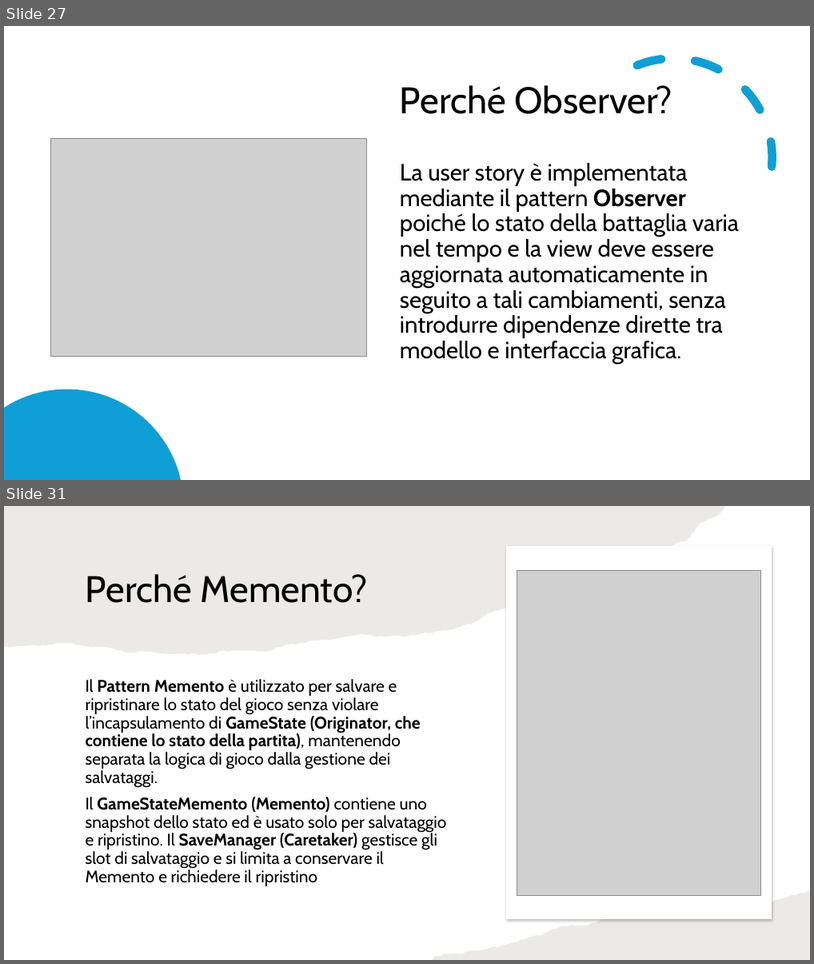
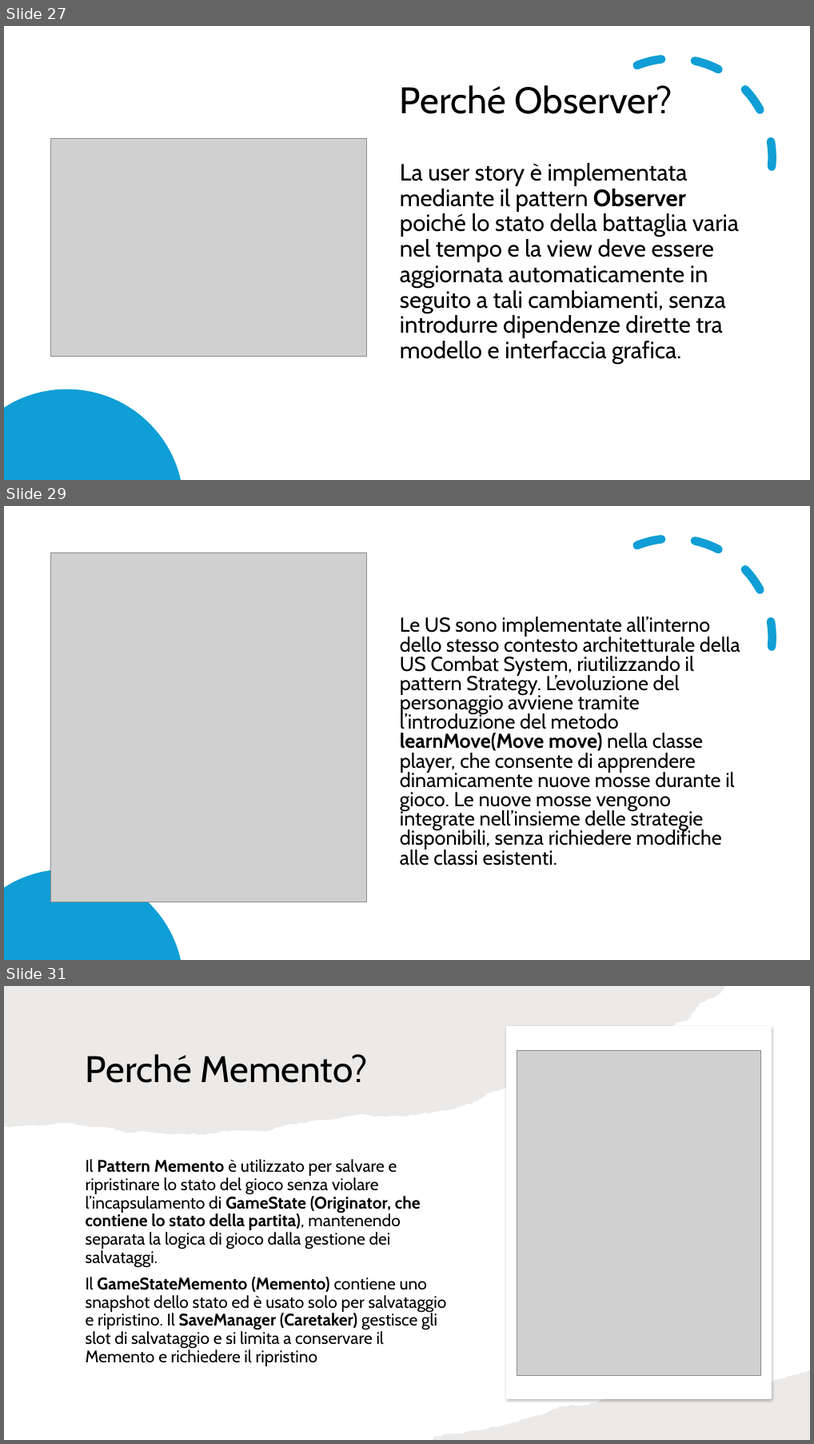
Before and after one commit to samMM-cs/iss-team2, a slide deck: Revisione.pptx. Shown one above the other, each under a label of ours: slides 27 and 31 before the commit, slides 27, 29 and 31 after it; the slides between them are not shown. The pictures are 814x964 and 814x1444 pixels, drawn with LibreOffice and Linux fonts; fonts in the diff are those of the drawing; grey boxes stand for pictures. Boxes give left, top, right and bottom in pixels: in the first picture for what was removed or moved away, otherwise in the second. Text is boxed around its words. In the diff, an @@ line names an element or a change of style, - is before the commit and + after.

```diff
--- a/Revisione.pptx
+++ b/Revisione.pptx
@@ slide 29 added at <box>4,506,810,960</box>, background #FFFFFF @@
@@ arc (boxed as its full ellipse) added at <box>543,507,805,768</box>, outline #0F9ED5 10 pt dashed @@
@@ picture added at <box>50,552,366,902</box> @@
@@ text added at <box>400,616,741,865</box>, 24 pt, text #000000 @@
+Le US sono implementate all’interno dello stesso contesto architetturale della US Combat System, riutilizzando il pattern Strategy. L’evoluzione del personaggio avviene tramite l’introduzione del metodo learnMove(Move move) nella classe player, che consente di apprendere dinamicamente nuove mosse durante il gioco. Le nuove mosse vengono integrate nell’insieme delle strategie disponibili, senza richiedere modifiche alle classi esistenti.
@@ freeform shape added at <box>4,869,181,960</box>, fill #0F9ED5 @@
```
Also in this commit, not shown: 2 slides changed, 1 slide removed, 1 other file.
